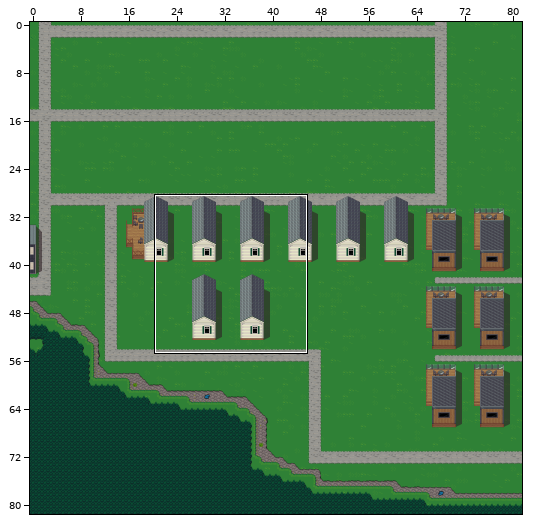
One commit to this Tiled map: tiled/map-west2.tmx. The first picture is a wide view before the edit; the outline marks the close-up.
Close-up. Before the edit:
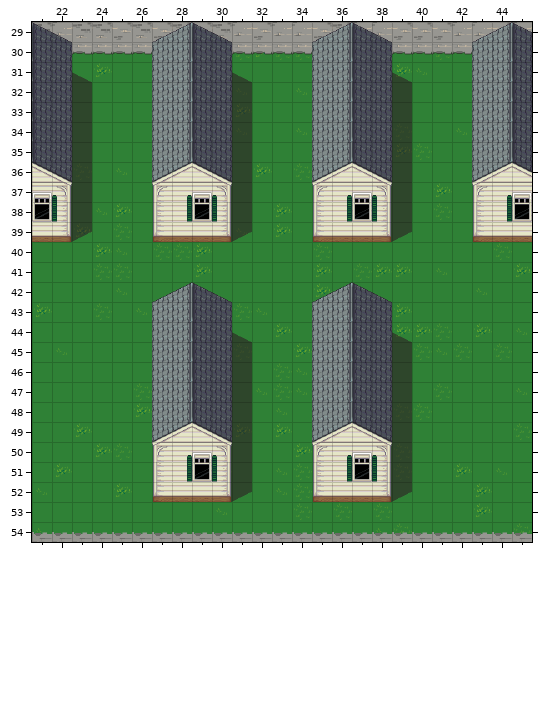
Cells are 32x32 px. Shown: x 21..45, y 29..54. The commit also changed other parts of the map, which this record leaves out. The old version is drawn lined up with the new one.
Once edited:
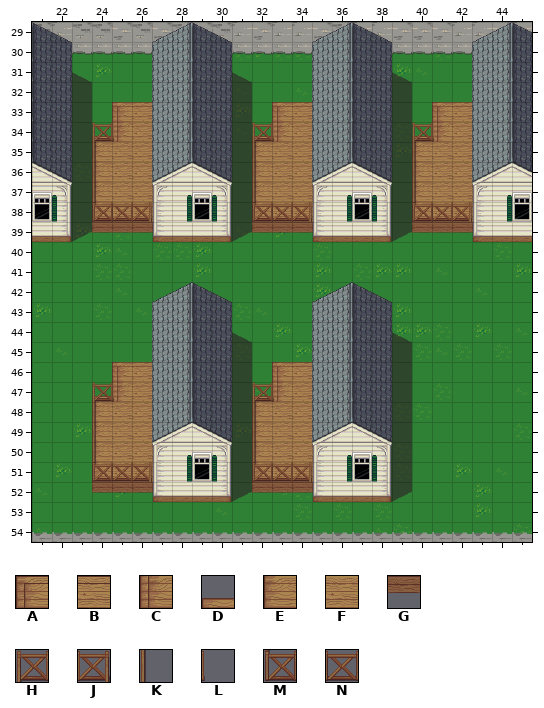
Key: from "Kneippbyn": A 1024, B 1025, C 1056, D 1120, E 1152, F 1153, G 1185, H 1280, J 1282, K 1312, L 1313, M 1344, N 1345.
_ is an empty cell.
The exact change:
map size 82x82 -> 65x82 cells
Layer "Base 2":
There is now tile F in rows 37 to 38 at x 27, 35 and 43; in rows 50 to 51 at x 27 and 35.
There is now tile G in row 39 at x 27, 35 and 43; in row 52 at x 27 and 35.
Layer "Bldg 1":
There is now tile A in row 33 at x 25, 33 and 41; in row 46 at x 25 and 33.
There is now tile B in row 33 at x 26, 34 and 42; in row 46 at x 26 and 34.
There is now tile C in row 34 at x 25, 33 and 41; in row 47 at x 25 and 33.
There is now tile D in row 34 at x 24, 32 and 40; in row 47 at x 24 and 32.
There is now tile E in rows 35 to 38 at x 24, 32 and 40; in rows 48 to 51 at x 24 and 32.
There is now tile F in row 34 at x 26, 34 and 42; in rows 35 to 38 at x 25 to 26, 33 to 34 and 41 to 42; in row 47 at x 26 and 34; in rows 48 to 51 at x 25 to 26 and 33 to 34.
There is now tile G in row 39 at x 24 to 26, 32 to 34 and 40 to 42; in row 52 at x 24 to 26 and 32 to 34.
Layer "Bldg 2":
There is now tile H in row 34 at x 24, 32 and 40; in row 47 at x 24 and 32.
There is now tile J in row 38 at x 26, 34 and 42; in row 51 at x 26 and 34.
There is now tile K in rows 35 to 37 at x 24, 32 and 40; in rows 48 to 50 at x 24 and 32.
There is now tile L in row 34 at x 25, 33 and 41; in row 47 at x 25 and 33.
There is now tile M in row 38 at x 24, 32 and 40; in row 51 at x 24 and 32.
There is now tile N in row 38 at x 25, 33 and 41; in row 51 at x 25 and 33.
Changed places in both close-ups, as pixel boxes (x1, y1, x2, y2):
added: (92, 102, 153, 233)
added: (252, 102, 313, 233)
added: (412, 102, 473, 233)
added: (92, 362, 153, 493)
added: (252, 362, 313, 493)
